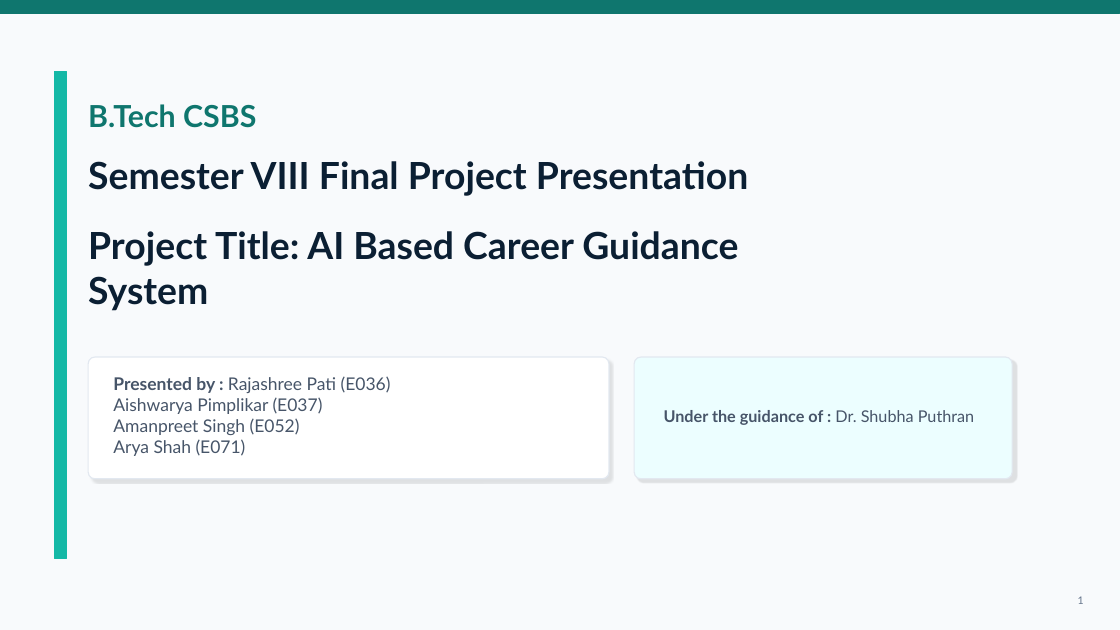
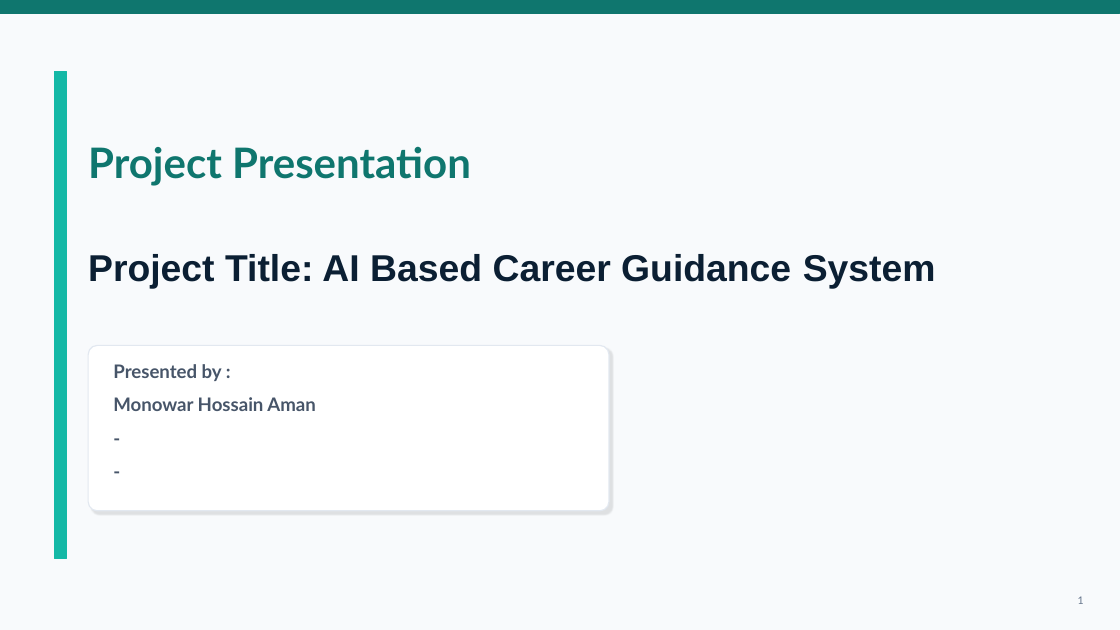
Before and after one commit to monowaraman-arch/Project-AI-Career-Guidance-System, a slide deck: slide 1 of AI_Carrer_Guidance_presentation [Repaired].pptx. Drawn at 1120x630 pixels with LibreOffice and Linux fonts; fonts in the diff are those of the drawing. Boxes give left, top, right and bottom in pixels: in the first picture for what was removed or moved away, otherwise in the second. Text is boxed around its words. In the diff, an @@ line names an element or a change of style, - is before the commit and + after.

Commit message:
Update presentation file

```diff
--- a/AI_Carrer_Guidance_presentation [Repaired].pptx
+++ b/AI_Carrer_Guidance_presentation [Repaired].pptx
@@ text removed at (88,104,256,128) @@
-B.Tech CSBS
@@ text at (88,146,471,186): text changed; size 32 to 36 pt; text colour #0B1F33 to #0F766E @@
-Semester VIII Final Project Presentation
+Project Presentation
@@ text at (88,254,936,289): text changed; font Lato to Arial @@
-Project Title: AI Based Career Guidance
-System
+Project Title: AI Based Career Guidance System
@@ rounded rectangle: place and size @@
-rounded rectangle at (88,357,609,479)
+rounded rectangle at (88,345,609,511)
@@ rounded rectangle removed at (634,357,1012,479) @@
@@ text at (113,364,315,411): text changed; size 15 to 16 pt; bold on @@
-Presented by : Rajashree Pati (E036)
-Aishwarya Pimplikar (E037)
-Amanpreet Singh (E052)
-Arya Shah (E071)
+Presented by :
+Monowar Hossain Aman
+-
+-
@@ text removed at (664,410,974,425) @@
-Under the guidance of : Dr. Shubha Puthran
```
